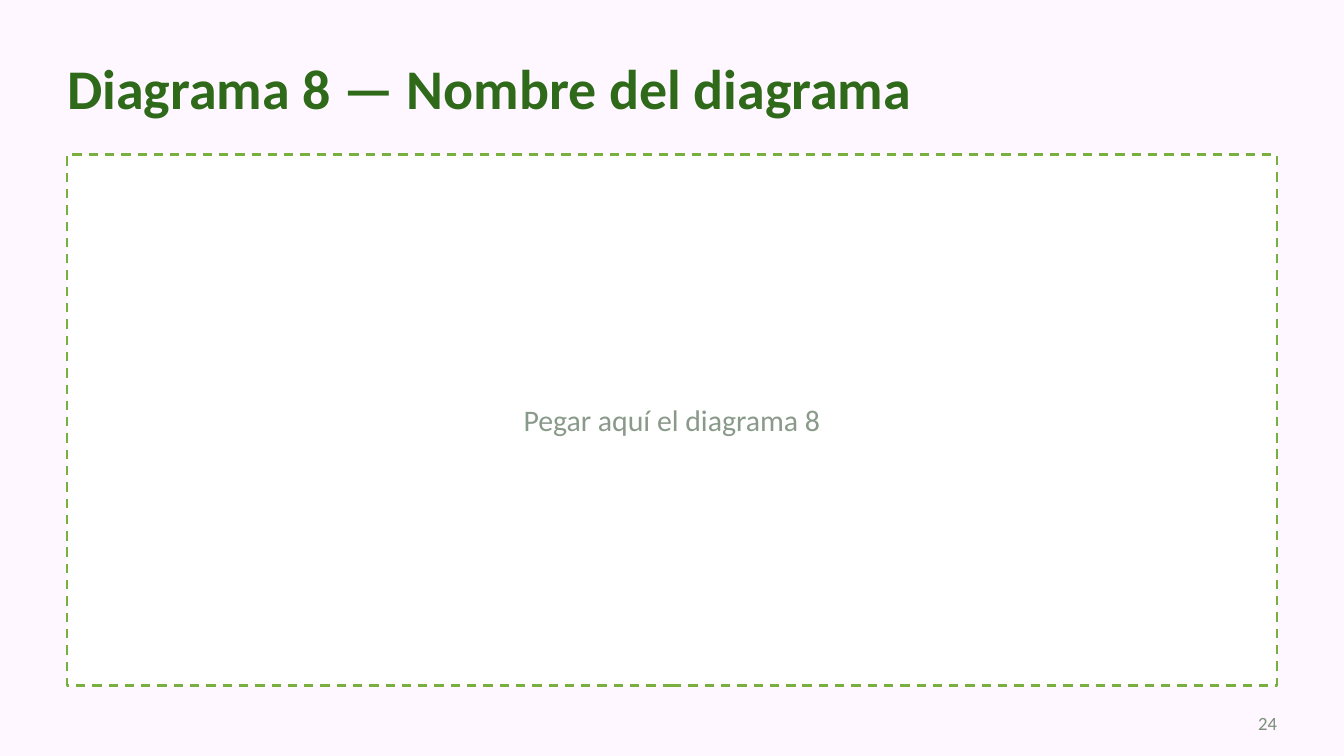
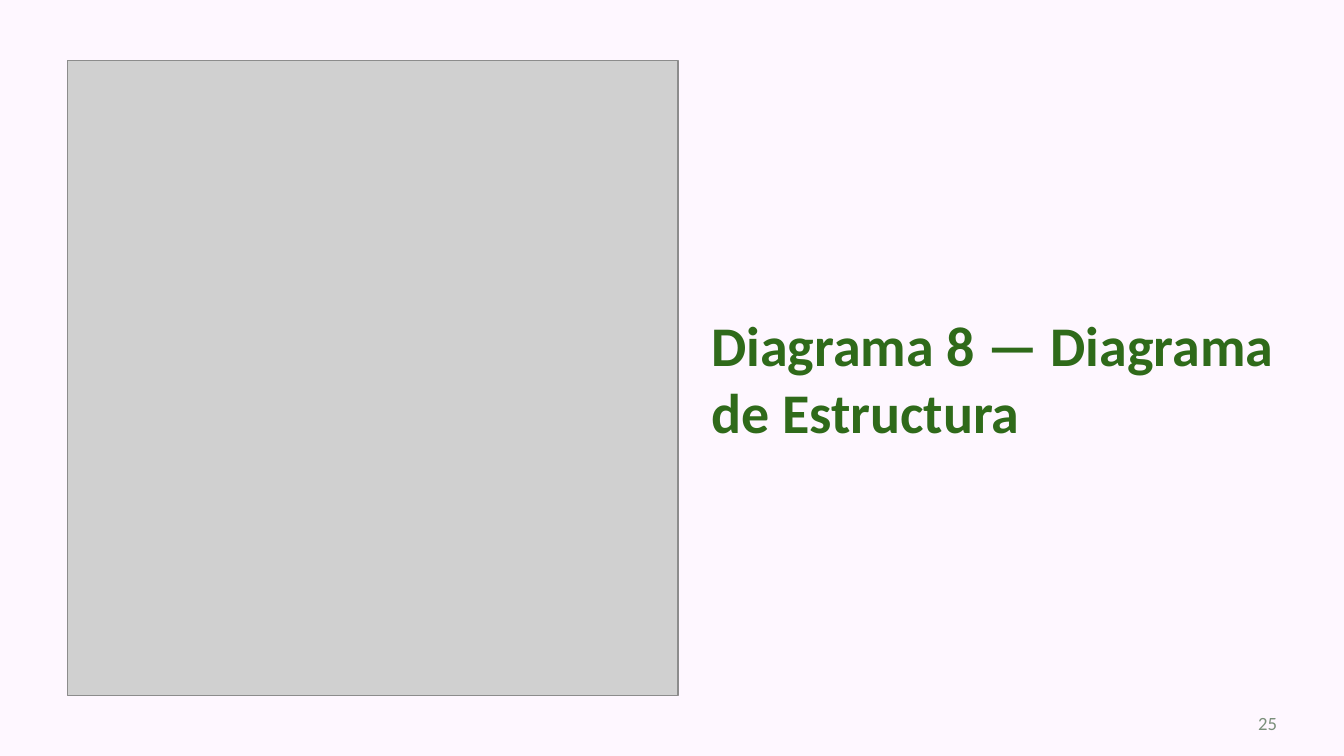
Before and after one commit to Zylohw/Leaf-Counter, a slide deck: slide 25 of docs/Presentacion/Leaf_Presentacion_v1.pptx (slide 24 before the commit). Drawn at 1344x756 pixels with LibreOffice and Linux fonts; fonts in the diff are those of the drawing; grey boxes stand for pictures. Boxes give left, top, right and bottom in pixels: in the first picture for what was removed or moved away, otherwise in the second. Text is boxed around its words. In the diff, an @@ line names an element or a change of style, - is before the commit and + after.

```diff
--- a/docs/Presentacion/Leaf_Presentacion_v1.pptx
+++ b/docs/Presentacion/Leaf_Presentacion_v1.pptx
@@ picture added at (67, 60, 679, 696) @@
@@ rectangle removed at (67, 155, 1277, 685) @@
@@ title at (711, 326, 1274, 434): text changed @@
-Diagrama 8 — Nombre del diagrama
+Diagrama 8 — Diagrama de Estructura
@@ text removed at (524, 410, 820, 436) @@
-Pegar aquí el diagrama 8
@@ page number at (1258, 718, 1277, 730): text changed @@
-24
+25
```
Also in this commit, not shown: 28 other slides changed, 2 slides added, 5 slides removed, 1 other file.
